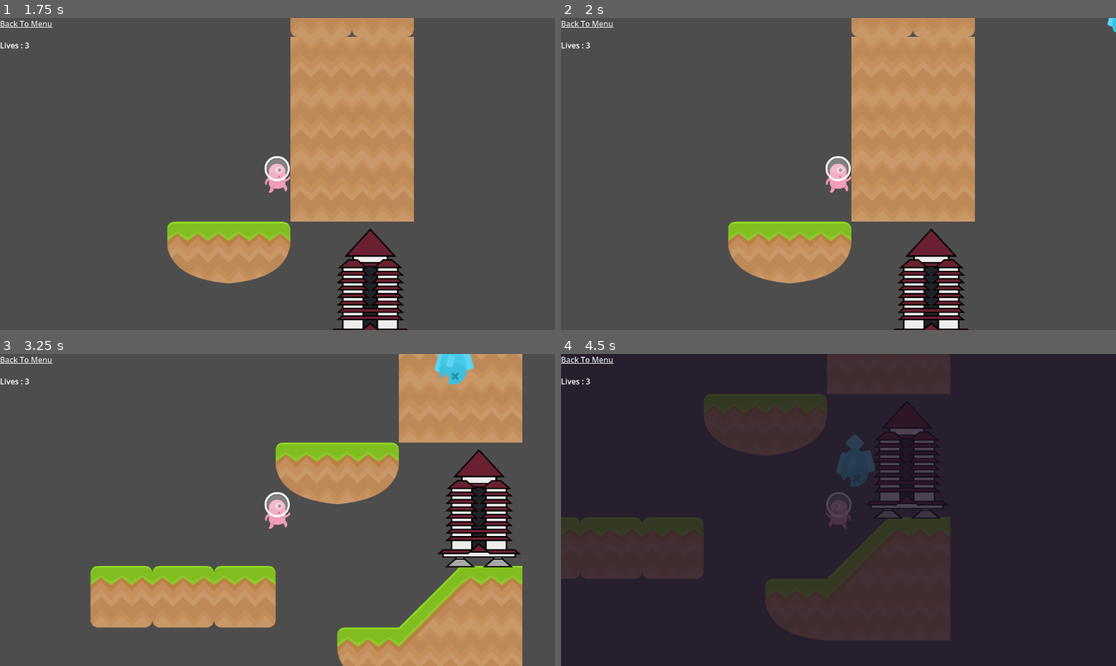
Above: before the commit, frames 1-4 (two rows, left to right).
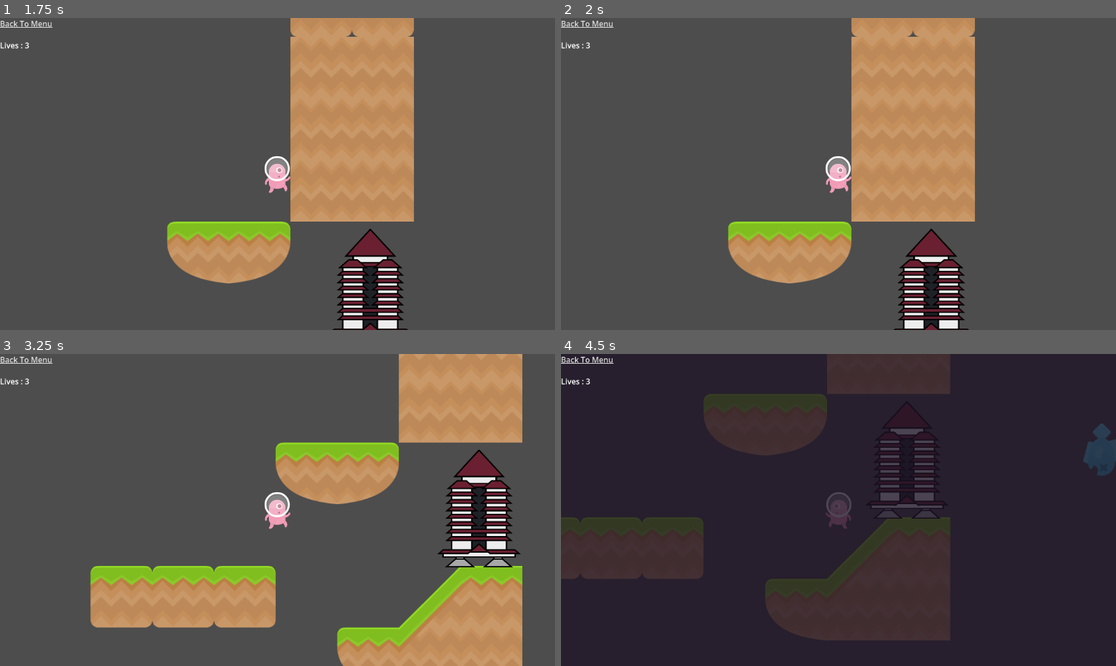
Above: after the commit, the same moments.

Repository: zeenight/tutorial-4
Game: Godot game, scene res://scenes/Level1.tscn
Same seed, same stepped clock (60 frames per second), same inputs: the game is played once before the commit and once after it. This scene is started directly instead of the project's main scene.
Inputs:
- Up to frame 1 (1.75 s): tap Enter at 0.5 s; hold Right (right) from 0.53 s (still down); tap Space (jump) at 0.77, 1.25, 1.52 s
- Up to frame 2 (2 s): keep holding Right (right)
- Up to frame 3 (3.25 s): tap Enter at 2 s; release Right (right) at 2.03 s; hold A (left) 2.03-2.78 s; hold Right (right) from 2.78 s (still down); tap Space (jump) at 3.02 s
- Up to frame 4 (4.5 s): tap Space (jump) at 3.77 s; release Right (right) at 4.28 s; hold A (left) from 4.28 s (still down)

Frame 1 is identical in both runs. In frame 2, less than 0.1% of the frame differs, in the area x 98-100%, y 0-5%; in frame 3, 0.5%; in frame 4, 1.2%, in the area x 49-100%, y 22-43%.

Commit message:
tutorial 8: game polishing & balancing

Diff:
--- a/scenes/Player.tscn
+++ b/scenes/Player.tscn
@@ -2,6 +2,7 @@
 
 [ext_resource type="Script" uid="uid://c6lwpib5hey2c" path="res://scenes/player.gd" id="1_xsgpf"]
 [ext_resource type="Texture2D" uid="uid://dhsqj8dybb7fq" path="res://assets/kenney_platformerpack/Spritesheets/spritesheet_alien.png" id="2"]
+[ext_resource type="Texture2D" path="res://assets/kenney_platformerpack/PNG/Particles/brickGrey.png" id="3_particle"]
 
 [sub_resource type="RectangleShape2D" id="1"]
 size = Vector2(52.924, 76.884)
@@ -61,6 +62,15 @@
 &"Walk": SubResource("4")
 }
 
+[sub_resource type="ParticleProcessMaterial" id="ParticleProcessMaterial_run"]
+spread = 180.0
+initial_velocity_min = 50.0
+initial_velocity_max = 50.0
+gravity = Vector3(0, -100, 0)
+emission_shape = 6
+emission_box_extents = Vector3(1, 1, 1)
+emission_shape_scale = Vector3(30, 1, 1)
+
 [node name="Player" type="CharacterBody2D" unique_id=1504715078]
 script = ExtResource("1_xsgpf")
 
@@ -78,3 +88,10 @@
 libraries/ = SubResource("AnimationLibrary_sbh6e")
 
 [node name="Camera2D" type="Camera2D" parent="." unique_id=1476744845]
+
+[node name="GPUParticles2D" type="GPUParticles2D" parent="."]
+position = Vector2(0, 40)
+emitting = false
+lifetime = 0.5
+process_material = SubResource("ParticleProcessMaterial_run")
+texture = ExtResource("3_particle")
--- a/scenes/Spawner.gd
+++ b/scenes/Spawner.gd
@@ -1,6 +1,7 @@
 extends Node2D
 
 @export var obstacle : PackedScene
+@export var spawn_rate : float = 3.0
 
 func _ready():
 	repeat()
@@ -17,4 +18,4 @@
 func repeat():
 	while true:
 		spawn()
-		await get_tree().create_timer(1).timeout
+		await get_tree().create_timer(spawn_rate).timeout
--- a/scenes/Spawner2.gd
+++ b/scenes/Spawner2.gd
@@ -4,6 +4,7 @@
 @export var player_path : NodePath
 @export var min_distance : float = 300
 @export var max_distance : float = 600
+@export var spawn_rate : float = 3.0
 
 var player
 
@@ -24,5 +25,5 @@
 
 func repeat():
 	spawn()
-	await get_tree().create_timer(1).timeout
+	await get_tree().create_timer(spawn_rate).timeout
 	repeat()
